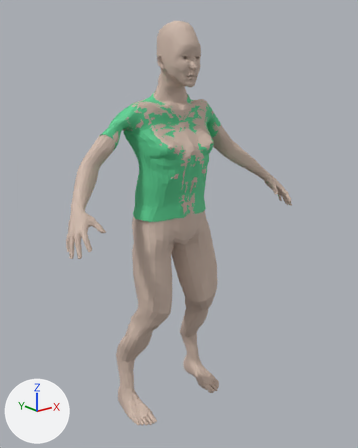
An edit to the glTF model apps/ui-xr/public/xr-assets/humanoids/candidates/body-param-adult_heavy_male-library.glb, drawn before and after from the same camera.
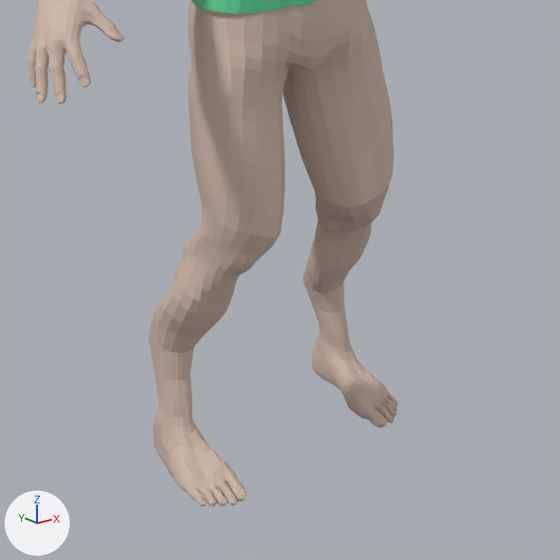
Each version appears first whole from a 50 mm camera at (-1.302, -1.841, 1.581) aimed at (0.018, -0.19, 0.921), and next in a close-up on the part from 15% to 80% of the width and 48% to 100% of the height. Arrows for +X, +Y and +Z are at lower left; the lights stay in place. The first two pictures are the older version.

Names of what the first close-up shows: 'hm08_basemesh_adult_heavy_male', 'makeclothes_library_scrub_shirt_adult_heavy_male'.
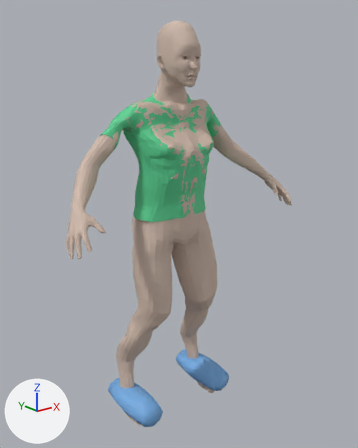
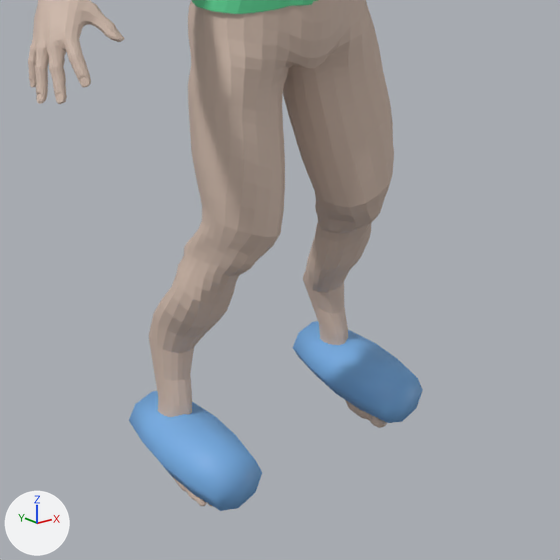
Boxes (x1, y1, x2, y2) around the edits, measured in the close-ups (560 x 560 px):
'openclinxr_footwear_hospital_slipper_R', added (blue): after (129, 391, 262, 511)
'openclinxr_footwear_hospital_slipper_L', added (blue): after (293, 321, 423, 423)

Patch to the scene script:
```diff
--- a/apps/ui-xr/public/xr-assets/humanoids/candidates/body-param-adult_heavy_male-library.glb.py
+++ b/apps/ui-xr/public/xr-assets/humanoids/candidates/body-param-adult_heavy_male-library.glb.py
@@ mat_openclinxr_footwear_hospital_slipper_r_mat @@
+mat_openclinxr_footwear_hospital_slipper_r_mat = principled_material('openclinxr_footwear_hospital_slipper_R_mat')
+mat_openclinxr_footwear_hospital_slipper_r_mat.base_color = (0.18, 0.42, 0.78)  # blue #76ade5
+mat_openclinxr_footwear_hospital_slipper_r_mat.roughness = 0.55
@@ mat_openclinxr_footwear_hospital_slipper_l_mat @@
+mat_openclinxr_footwear_hospital_slipper_l_mat = principled_material('openclinxr_footwear_hospital_slipper_L_mat')
+mat_openclinxr_footwear_hospital_slipper_l_mat.base_color = (0.18, 0.42, 0.78)  # blue #76ade5
+mat_openclinxr_footwear_hospital_slipper_l_mat.roughness = 0.55
@@ me_openclinxr_footwear_hospital_slipper_r_mesh @@
+me_openclinxr_footwear_hospital_slipper_r_mesh.from_pydata(...)  # 42 vertices, 80 faces; spans x -0.291..-0.134, y -0.291..0.012, z 0.014..0.132
+me_openclinxr_footwear_hospital_slipper_r_mesh.materials.append(mat_openclinxr_footwear_hospital_slipper_r_mat)  # blue #76ade5
@@ me_openclinxr_footwear_hospital_slipper_l_mesh @@
+me_openclinxr_footwear_hospital_slipper_l_mesh.from_pydata(...)  # 42 vertices, 80 faces; spans x 0.134..0.291, y -0.291..0.012, z 0.014..0.132
+me_openclinxr_footwear_hospital_slipper_l_mesh.materials.append(mat_openclinxr_footwear_hospital_slipper_l_mat)  # blue #76ade5
@@ ob_openclinxr_footwear_hospital_slipper_r @@
+ob_openclinxr_footwear_hospital_slipper_r = bpy.data.objects.new('openclinxr_footwear_hospital_slipper_R', me_openclinxr_footwear_hospital_slipper_r_mesh)
+ob_openclinxr_footwear_hospital_slipper_r.location = (0.0, 0.0, 0.0)
@@ ob_openclinxr_footwear_hospital_slipper_l @@
+ob_openclinxr_footwear_hospital_slipper_l = bpy.data.objects.new('openclinxr_footwear_hospital_slipper_L', me_openclinxr_footwear_hospital_slipper_l_mesh)
+ob_openclinxr_footwear_hospital_slipper_l.location = (0.0, 0.0, 0.0)
```
